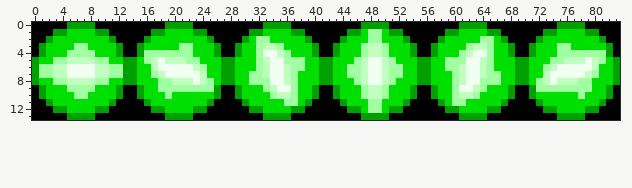
Two versions of one sprite sheet, Assets/res/bullet/9.png. That is the earlier state.
The file is 84x14 pixels.
Now the later version:
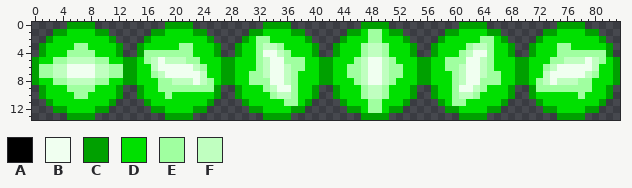
Palette (. is transparent): A #000000  B #f0fff0  C #00a000  D #00e000  E #a0ffa0  F #c0ffc0
Change:
Changed rows in their new state; - is an unchanged pixel.
first column x 0:
 0 .....----..........----..........----..........----..........----..........----.....
 1 ...--------......--------......--------......--------......--------......--------...
 2 ..----------....----------....----------....----------....----------....----------..
 3 .------------..------------..------------..------------..------------..------------.
 4 .------------..------------..------------..------------..------------..------------.
first column x 0:
 9 .------------..------------..------------..------------..------------..------------.
10 .------------..------------..------------..------------..------------..------------.
11 ..----------....----------....----------....----------....----------....----------..
12 ...--------......--------......--------......--------......--------......--------...
13 .....----..........----..........----..........----..........----..........----.....
